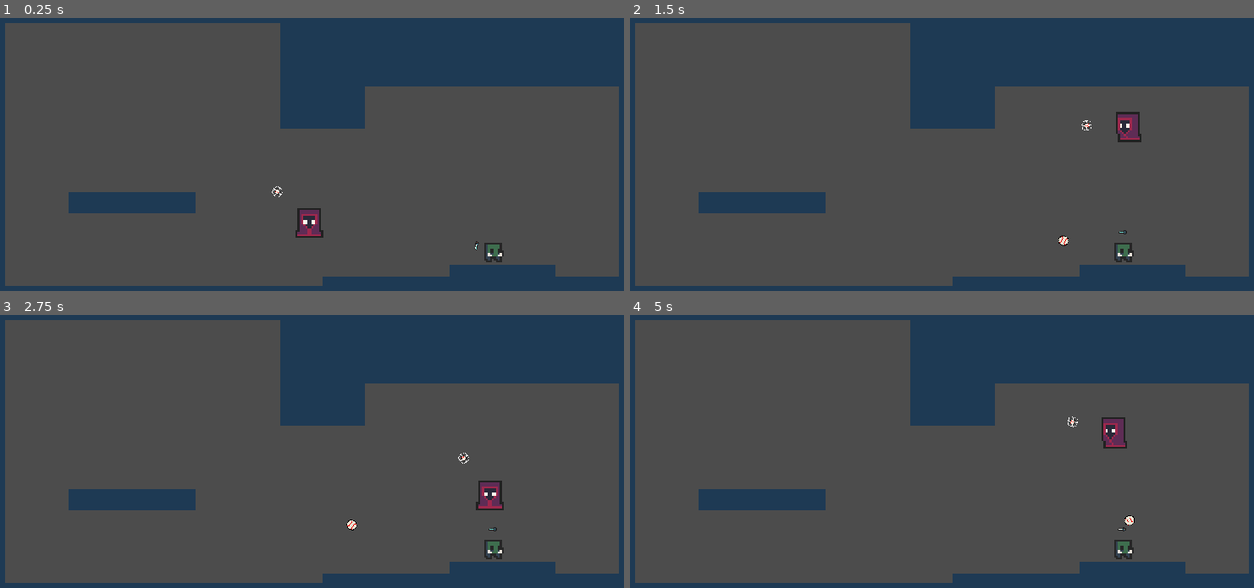
Above: before the commit, frames 1-4 (two rows, left to right).
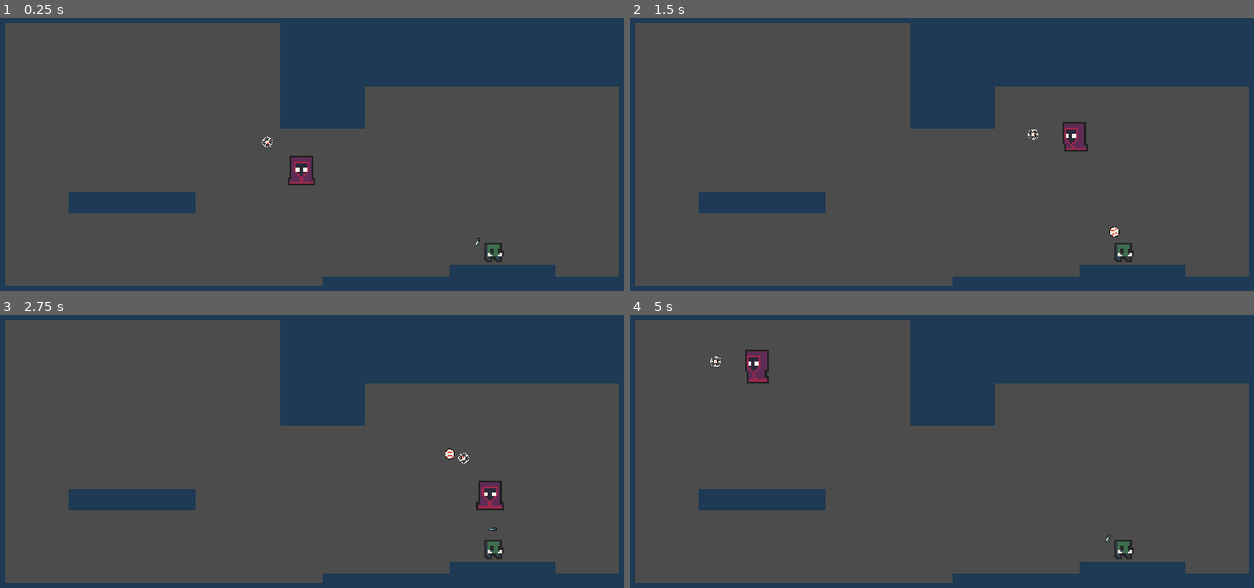
Above: after the commit, the same moments.

Repository: Kiingst/Dont-Bring-a-Bat-to-Gun-Fight
Game: Godot game, scene res://Assets/Levels/Level_Script/Base_Level.tscn
The game is run twice, just before and just after one commit, with the same random seed, the same clock (stepped at 60 frames per second) and the same inputs.
Inputs (mouse positions are in pixels of both pictures, inside the frame that each line leads up to):
- Up to frame 1 (0.25 s): no input
- Up to frame 2 (1.5 s): move the mouse to (1079, 108) at 0.52 s; hold Shift (dash, bound only after the commit) 0.53-1.28 s; hold D (Move_Right) from 0.53 s (still down); tap Space (jump) at 0.77, 0.8, 1.07, 1.35 s; move the mouse to (798, 149) at 1.27 s
- Up to frame 3 (2.75 s): tap Space (jump) at 1.52, 1.82, 2.3 s; tap Shift (dash, bound only after the commit) at 1.55 s; move the mouse to (368, 339) at 2.02 s; release D (Move_Right) at 2.03 s; press the mouse at (368, 339) at 2.03 s; hold A (Move_Left) from 2.03 s (still down)
- Up to frame 4 (5 s): move the mouse to (898, 506) at 2.77 s; release A (Move_Left) at 2.78 s; release the mouse at (898, 506) at 2.78 s; hold D (Move_Right) 2.78-4.28 s; right-click (898, 506) at 2.85 s; tap Space (jump) at 3.02, 3.32, 3.77, 3.8, 4.07, 4.52, 4.82 s; tap Shift (dash, bound only after the commit) at 3.05, 4.35 s; move the mouse to (1135, 484) at 3.52 s; hold Shift (dash, bound only after the commit) 3.53-4.28 s; tap Escape (reset_scene, bound only after the commit) at 4.15 s; move the mouse to (729, 366) at 4.27 s; hold A (Move_Left) from 4.28 s (still down)

The runs differ from the first frame. In frame 1, 0.9% of the frame differs, in the area x 41-77%, y 43-86%; in frame 2, 1.0%; in frame 3, 0.1%; in frame 4, 1.0%, in the area x 12-81%, y 12-84%.

Commit message:
ok

Diff:
--- a/Assets/Enemys/Test_Enemy/Enemy_Type_2.gd
+++ b/Assets/Enemys/Test_Enemy/Enemy_Type_2.gd
@@ -16,6 +16,10 @@
 func _ready():
 	#bullet.Bullet_Damage = Bullet_Damage
 	#bullet.Bullet_Speed = Bullet_Speed
+#	if get_node_or_null("Player_Catcher") != null:
+#		player = get_parent().get_node("Player_Catcher")
+#	else:
+#		player = get_parent().get_node("Player_Hitter")
 	$HealthBar.max_value = health
 
 onready var player = get_parent().get_node("Player_Catcher")
--- a/Assets/Enemys/Test_Enemy/Enemy_Type_2.tscn
+++ b/Assets/Enemys/Test_Enemy/Enemy_Type_2.tscn
@@ -231,6 +231,7 @@
 anims/normal = SubResource( 11 )
 
 [node name="CollisionShape2D" type="CollisionShape2D" parent="."]
+visible = false
 position = Vector2( 0.5, 5.5 )
 shape = SubResource( 21 )
 
--- a/Assets/Levels/Level_Script/Base_Level.gd
+++ b/Assets/Levels/Level_Script/Base_Level.gd
@@ -10,6 +10,7 @@
 func _ready():
 	if get_node_or_null("Player_Catcher") != null:
 		get_node("Player_Catcher").connect("fire", self, "fire")
+		get_node("Player_Catcher").connect("catch", self, "_on_Player_Catcher_catch")
 	get_node_or_null("Enemy_Type_2").connect("fire", self, "enemy_fire")
 
 # Called every frame. 'delta' is the elapsed time since the previous frame.
--- a/Assets/Levels/Level_Script/Base_Level.tscn
+++ b/Assets/Levels/Level_Script/Base_Level.tscn
@@ -22,7 +22,3 @@
 Bullet_Speed = 100
 
 [node name="Player_Catcher" parent="." instance=ExtResource( 4 )]
-position = Vector2( 12, 94 )
-balls_in_inventory = 30
-
-[connection signal="catch" from="Player_Catcher" to="." method="_on_Player_Catcher_catch"]
--- a/Assets/Player/Player_Script/Base_Player.gd
+++ b/Assets/Player/Player_Script/Base_Player.gd
@@ -68,9 +68,11 @@
 func jump():
 	move_vec.y = jump_velocity
 
-# Called every frame. 'delta' is the elapsed time since the previous frame.
-#func _process(delta):
-#	pass
+func dash():
+	MOVE_SPEED += 1000
+	yield(get_tree().create_timer(0.15),"timeout")
+	MOVE_SPEED -= 1000
+
 func take_damage(damage):
 	health -= damage
 
--- a/Assets/Player/Player_Script/Catcher/Player_Catcher.gd
+++ b/Assets/Player/Player_Script/Catcher/Player_Catcher.gd
@@ -11,6 +11,7 @@
 signal fire
 export (int) var Bullet_Damage
 export (int) var Bullet_Speed
+var currently_taking_damage = false
 # Declare member variables here. Examples:
 # var a = 2
 # var b = "text"
@@ -29,20 +30,19 @@
 	$Cross_Hair.global_rotation = atan2(look_vec.y, look_vec.x)
 	$offset.global_rotation = atan2(look_vec.y, look_vec.x)
 
-
-	if move_vec.x == 0:
-		animation_mode.travel("Idle")
-	else:
-		animation_mode.travel("Walking")
-		animation_tree.set("parameters/Walking/blend_position", look_vec.normalized() )
-		animation_tree.set("parameters/Idle/blend_position", look_vec.normalized())
+	if currently_taking_damage == false:
+		if move_vec.x == 0:
+			animation_mode.travel("Idle")
+		else:
+			animation_mode.travel("Walking")
+			animation_tree.set("parameters/Walking/blend_position", look_vec.normalized() )
+			animation_tree.set("parameters/Idle/blend_position", look_vec.normalized())
 
 func _physics_process(delta):
 	if alive == false:
 		return
 	else:
 		Player_Control_Catch(delta)
-
 
 func _input(event):
 	if event.is_action_pressed("Parry"):
@@ -55,6 +55,18 @@
 			throw()
 			throw_on_cooldown = true
 			$throw_cooldown.start()
+	if event.is_action_pressed("reset_scene"):
+		get_tree().reload_current_scene()
+	if event.is_action_pressed("dash"):
+		dash()
+
+func take_damage(damage):
+	currently_taking_damage = true
+	print("doing damage animation")
+	animation_mode.travel("Damage")
+	health -= damage
+
+
 
 func catch():
 	for index in $offset/Catch_Area.get_overlapping_areas():
--- a/Assets/Player/Player_Script/Catcher/Player_Catcher.tscn
+++ b/Assets/Player/Player_Script/Catcher/Player_Catcher.tscn
@@ -9,6 +9,23 @@
 
 [sub_resource type="RectangleShape2D" id=2]
 extents = Vector2( 21, 22.125 )
+
+[sub_resource type="Animation" id=5]
+resource_name = "Damage"
+length = 0.25
+step = 0.01
+tracks/0/type = "value"
+tracks/0/path = NodePath("Player_Model:modulate")
+tracks/0/interp = 1
+tracks/0/loop_wrap = true
+tracks/0/imported = false
+tracks/0/enabled = true
+tracks/0/keys = {
+"times": PoolRealArray( 0, 0.04, 0.23 ),
+"transitions": PoolRealArray( 1, 1, 1 ),
+"update": 1,
+"values": [ Color( 1, 1, 1, 1 ), Color( 0.796078, 0, 0, 1 ), Color( 1, 1, 1, 1 ) ]
+}
 
 [sub_resource type="AnimationNodeStateMachinePlayback" id=3]
 
@@ -43,6 +60,7 @@
 
 [node name="AnimationPlayer" parent="." instance=ExtResource( 4 )]
 root_node = NodePath("..")
+anims/Damage = SubResource( 5 )
 
 [node name="AnimationTree" parent="." instance=ExtResource( 3 )]
 anim_player = NodePath("../AnimationPlayer")
--- a/Assets/Player/Player_Script/Hitter/Player_Weapon.tscn
+++ b/Assets/Player/Player_Script/Hitter/Player_Weapon.tscn
@@ -846,25 +846,31 @@
 
 [sub_resource type="AnimationNodeStateMachineTransition" id=23]
 switch_mode = 2
+auto_advance = true
 
 [sub_resource type="AnimationNodeStateMachineTransition" id=24]
 switch_mode = 2
+auto_advance = true
 
 [sub_resource type="AnimationNodeStateMachineTransition" id=27]
 
 [sub_resource type="AnimationNodeStateMachineTransition" id=28]
 switch_mode = 2
+auto_advance = true
 
 [sub_resource type="AnimationNodeStateMachineTransition" id=34]
 
 [sub_resource type="AnimationNodeStateMachineTransition" id=38]
 switch_mode = 2
+auto_advance = true
 
 [sub_resource type="AnimationNodeStateMachineTransition" id=41]
 switch_mode = 2
+auto_advance = true
 
 [sub_resource type="AnimationNodeStateMachineTransition" id=42]
 switch_mode = 2
+auto_advance = true
 
 [sub_resource type="AnimationNodeStateMachineTransition" id=43]
 
@@ -891,7 +897,7 @@
 states/Right_Anticipation/position = Vector2( 960.663, 112.752 )
 transitions = [ "Idle", "Gungeon_Charge_Left", SubResource( 18 ), "Idle", "Gungeon_Charge_Right", SubResource( 20 ), "G …(633 unchanged characters)…
 start_node = "Idle"
-graph_offset = Vector2( -174.899, -39.0625 )
+graph_offset = Vector2( 1.56711, -97.9547 )
 
 [sub_resource type="AnimationNodeStateMachinePlayback" id=11]
 
--- a/project.godot
+++ b/project.godot
@@ -73,6 +73,16 @@
 "deadzone": 0.5,
 "events": [  ]
 }
+reset_scene={
+"deadzone": 0.5,
+"events": [ Object(InputEventKey,"resource_local_to_scene":false,"resource_name":"","device":0,"alt":false,"shift":false,"control":false,"meta":false,"command":false,"pressed":false,"scancode":0,"physical_scancode":16777217,"unicode":0,"echo":false,"script":null)
+ ]
+}
+dash={
+"deadzone": 0.5,
+"events": [ Object(InputEventKey,"resource_local_to_scene":false,"resource_name":"","device":0,"alt":false,"shift":false,"control":false,"meta":false,"command":false,"pressed":false,"scancode":0,"physical_scancode":16777237,"unicode":0,"echo":false,"script":null)
+ ]
+}
 
 [physics]
 
Not shown: 1 places in Assets/Player/Player_Script/Catcher/Player_Catcher.tscn that only renumber resources
